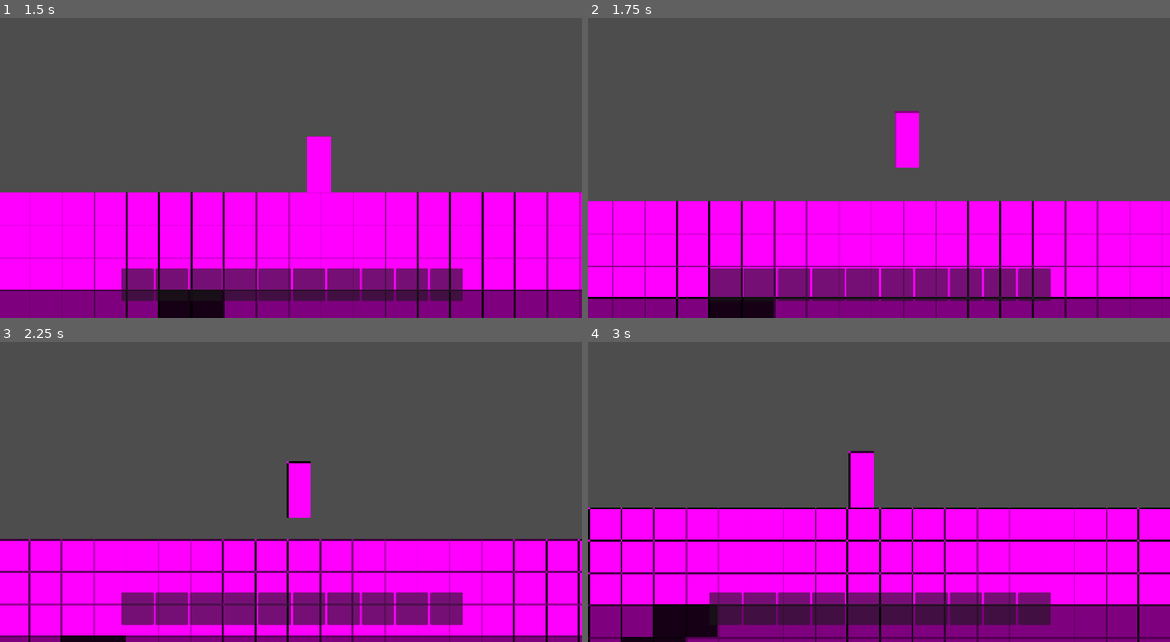
Above: before the commit, frames 1-4 (two rows, left to right).
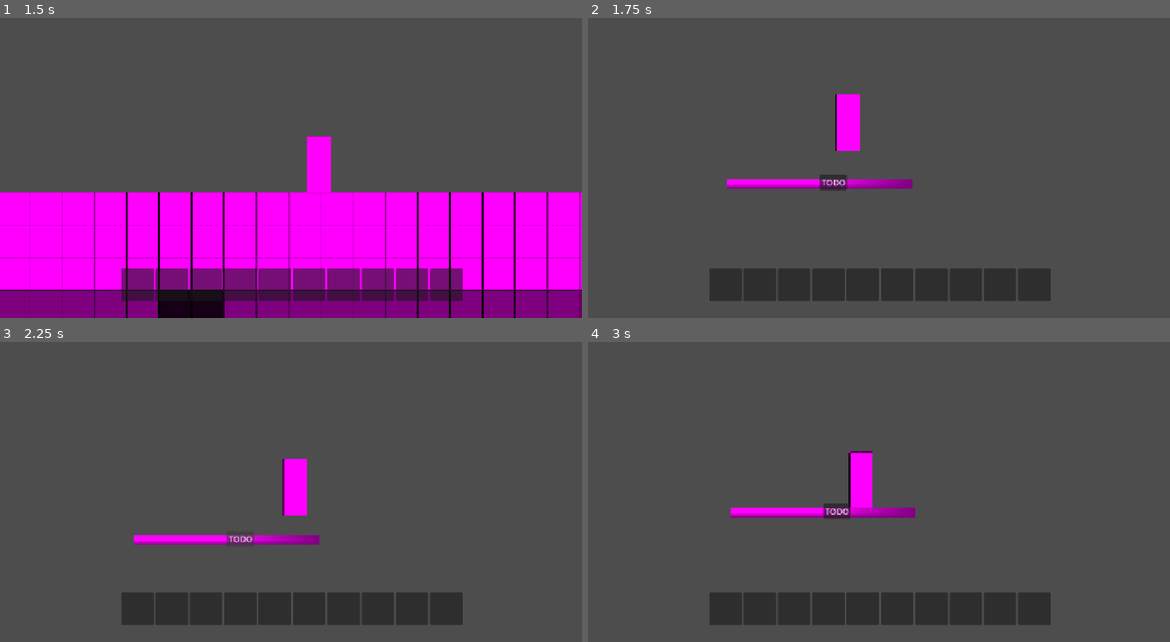
Above: after the commit, the same moments.

Repository: elementgermanium/totally-normal-mining-game
Game: Godot game, scene res://main.tscn
Two runs of this game, one before a commit and one after it. Both use one fixed random seed, a clock stepped at 60 frames per second and the inputs below.
Inputs (mouse positions are in pixels of both pictures, inside the frame that each line leads up to):
- Up to frame 1 (1.5 s): tap Enter (ui_accept) at 0.5, 0.77 s; move the mouse to (419, 138) at 0.52 s; press the mouse at (419, 138) at 0.53 s; hold D (move_right) from 0.53 s (still down); right-click (419, 138) at 0.8 s; move the mouse to (174, 171) at 1.27 s; release the mouse at (174, 171) at 1.28 s; right-click (174, 171) at 1.35 s
- Up to frame 2 (1.75 s): keep holding D (move_right); tap Enter (ui_accept) at 1.52 s; tap B (basetp, bound only after the commit) at 1.55 s
- Up to frame 3 (2.25 s): release D (move_right) at 2 s; click (250, 537) at 2 s, where only the run after the commit has a clickable "TODO"
- Up to frame 4 (3 s): move the mouse to (937, 408) at 2.77 s; hold A (move_left) from 2.78 s (still down); hold B (basetp, bound only after the commit) from 2.78 s (still down)

Frame 1 is identical in both runs. In frame 2, 42% of the frame differs, in the area x 0-100%, y 25-100%; in frame 3, 35%; in frame 4, 45%, in the area x 0-100%, y 36-100%.
Error before the commit: Out of bounds get index '0' (on base: 'Array[Item]') (res://player.gd:46)
Error after the commit: Out of bounds get index '0' (on base: 'Array[Item]') (res://player.gd:51)

Commit message:
v0.0.8
Added subworlds

Diff:
--- /dev/null
+++ b/base.tscn
@@ -0,0 +1,31 @@
+[gd_scene format=3 uid="uid://c6s8aj0moj321"]
+
+[ext_resource type="Script" uid="uid://mejtouc8lmqw" path="res://subworld.gd" id="1_rpg24"]
+
+[sub_resource type="RectangleShape2D" id="RectangleShape2D_jxauj"]
+size = Vector2(367, 20)
+
+[sub_resource type="PlaceholderTexture2D" id="PlaceholderTexture2D_fhybs"]
+
+[node name="Base" type="Node2D" unique_id=1320506670]
+script = ExtResource("1_rpg24")
+world_id = "Base"
+metadata/_custom_type_script = "uid://mejtouc8lmqw"
+
+[node name="Floor" type="StaticBody2D" parent="." unique_id=668303225]
+
+[node name="CollisionShape2D" type="CollisionShape2D" parent="Floor" unique_id=1100067271]
+position = Vector2(0.5, 18)
+shape = SubResource("RectangleShape2D_jxauj")
+debug_color = Color(0.5356641, 0.53303003, 0.5545344, 0.41960785)
+
+[node name="Sprite2D" type="Sprite2D" parent="Floor/CollisionShape2D" unique_id=371807845]
+position = Vector2(1.9073486e-05, 2.3841858e-06)
+scale = Vector2(366.99997, 19.999998)
+texture = SubResource("PlaceholderTexture2D_fhybs")
+
+[node name="Door" type="Button" parent="." unique_id=1867461423]
+offset_right = 8.0
+offset_bottom = 8.0
+text = "TODO
+"
--- a/blocks/world.gd
+++ b/blocks/world.gd
@@ -1,4 +1,5 @@
-extends Node2D
+extends Subworld
+
 @export var dirt: BlockMaterial
 @export var stone: BlockMaterial
 @export var air: BlockMaterial
@@ -9,15 +10,18 @@
 var ore_noises: Dictionary = {}
 const CHUNK_SIZE = 16
 const BLOCK_SIZE = 64
-@onready var player = $"../Player"
 var loaded_chunks: Dictionary = {}
 var block_scene = preload("res://blocks/block.tscn")
 const RENDER_DISTANCE := 2
 var current_player_chunk: Vector2i
-var block_overrides: Dictionary = {}
 var world_seed: int = 12345
 var coal_noise = FastNoiseLite.new()
 
+func initialize_world():
+	initialize_layers()
+	initialize_ores()
+	initialize_chunks()
+	initialized = true
 
 func initialize_chunks():
 	current_player_chunk = get_player_chunk()
@@ -40,6 +44,8 @@
 			ore_noises[ore] = noise
 
 func _process(_delta):
+	if not initialized:
+		return
 	var new_player_chunk = get_player_chunk()
 	if new_player_chunk != current_player_chunk:
 		current_player_chunk = new_player_chunk
@@ -143,19 +149,7 @@
 		loaded_chunks[chunk_position].queue_free()
 		loaded_chunks.erase(chunk_position)
 
-func get_save_data() -> Array:
-	var data = []
-	for location in block_overrides:
-		var block_material = block_overrides[location]
-		data.append({"x": location.x, "y": location.y, "material": block_material.resource_path})
-	return data
 
-func load_save_data(data: Array):
-	block_overrides.clear()
-	for entry in data:
-		var location = Vector2i(int(entry["x"]), int(entry["y"]))
-		var block_material = load(entry["material"])
-		block_overrides[location] = block_material
 
 func get_layer_index_at_depth(y: int) -> int:
 	var low := 0
@@ -178,3 +172,10 @@
 	if index == -1:
 		return null
 	return layers[index]
+
+func get_runtime_state() -> Dictionary:
+	return {"block_overrides": get_save_data(),"seed": world_seed}
+
+func load_runtime_state(state: Dictionary):
+	load_save_data(state.get("block_overrides", []))
+	world_seed = state.get("seed", 12345)
--- /dev/null
+++ b/earth.tscn
@@ -0,0 +1,19 @@
+[gd_scene format=3 uid="uid://c5vwj8spdyt6o"]
+
+[ext_resource type="Script" uid="uid://dm3le5aqhhefj" path="res://blocks/world.gd" id="1_lyaad"]
+[ext_resource type="Resource" uid="uid://imh2twda1mls" path="res://materials/dirt.tres" id="2_xlwm0"]
+[ext_resource type="Resource" uid="uid://vx8xe7x0lc27" path="res://materials/stone.tres" id="3_brxpe"]
+[ext_resource type="Resource" uid="uid://ihx6x2yaae5j" path="res://materials/air.tres" id="4_jdvs3"]
+[ext_resource type="Resource" uid="uid://7hvfsyn3audu" path="res://materials/coal.tres" id="5_bf5ir"]
+[ext_resource type="Script" uid="uid://blig3hggtxrnn" path="res://world_layer.gd" id="6_ixar8"]
+[ext_resource type="Resource" uid="uid://u7l0cogxmdw2" path="res://layers/dirt_layer.tres" id="7_sa0ho"]
+[ext_resource type="Resource" uid="uid://c1mvd7kd7is8w" path="res://layers/stone_layer.tres" id="8_e4b54"]
+
+[node name="Earth" type="Node2D" unique_id=765883023]
+script = ExtResource("1_lyaad")
+dirt = ExtResource("2_xlwm0")
+stone = ExtResource("3_brxpe")
+air = ExtResource("4_jdvs3")
+coal = ExtResource("5_bf5ir")
+layers = Array[ExtResource("6_ixar8")]([ExtResource("7_sa0ho"), ExtResource("8_e4b54")])
+world_id = "Earth"
--- a/main.gd
+++ b/main.gd
@@ -1,18 +1,22 @@
 extends Node2D
 
-@onready var world = $"Blocks"
 @onready var player = $"Player"
+@export var earth_scene: PackedScene
+@export var base_scene: PackedScene
 
 const SAVE_PATH := "user://save.json"
-const CURRENT_SAVE_VERSION = 2
+const CURRENT_SAVE_VERSION = 3
+var current_world: Subworld
+var world_states: Dictionary = {}
+var world_player_positions: Dictionary = {}
 
 
 # Called when the node enters the scene tree for the first time.
 func _ready():
-	load_game()
-	world.initialize_layers()
-	world.initialize_ores()
-	world.initialize_chunks()
+	if FileAccess.file_exists(SAVE_PATH):
+		load_game()
+	else:
+		start_new_game()
 	player.initialize_hotbar_ui()
 
 
@@ -20,14 +24,36 @@
 func _process(_delta) -> void:
 	pass
 
+func start_new_game():
+	current_world = earth_scene.instantiate()
+	$WorldContainer.add_child(current_world)
+	current_world.set_player(player)
+	player.set_current_world(current_world)
+	current_world.enter_world(player)
+	current_world.initialize_world()
+
+func serialize_world_player_positions() -> Dictionary:
+	var data := {}
+	for world_id in world_player_positions:
+		var location: Vector2 = world_player_positions[world_id]
+		data[world_id] = [location.x, location.y]
+	return data
+
+func deserialize_world_player_positions(data: Dictionary):
+	world_player_positions.clear()
+	for world_id in data:
+		var position_data = data[world_id]
+		world_player_positions[world_id] = Vector2(float(position_data[0]), float(position_data[1]))
+
 func save_game():
+	world_states[current_world.world_id] = current_world.get_runtime_state()
+	world_player_positions[current_world.world_id] = player.global_position
 	var save_data = {
 		"save_version" = CURRENT_SAVE_VERSION,
-		"player_x" = player.global_position.x,
-		"player_y" = player.global_position.y,
+		"current_world" = current_world.world_id,
+		"world_states" = world_states,
+		"world_player_positions" = serialize_world_player_positions(),
 		"inventory" = player.get_player_save_data(),
-		"block overrides" = world.get_save_data(),
-		"seed" = world.world_seed,
 		"hotbar" = player.get_hotbar_save_data(),
 		"selected_slot" = player.selected_slot,
 		"equipped_tool" = player.save_equipped_item()
@@ -42,24 +68,58 @@
 		return
 	var file = FileAccess.open(SAVE_PATH, FileAccess.READ)
 	var save_data = JSON.parse_string(file.get_as_text())
+	if save_data == null:
+		push_error("Save file couldn't be read!")
+		return
+	if not save_data is Dictionary:
+		push_error("Save format corrupt/unreadable!")
 	var version = int(save_data.get("save_version", 0))
-	if save_data == null:
-		print("Save file couldn't be read!")
-		return
 	if version > CURRENT_SAVE_VERSION:
-		print("Are you from the future? Current save version is " + str(CURRENT_SAVE_VERSION))
+		push_error("Are you from the future? Current save version is " + str(CURRENT_SAVE_VERSION))
+		return
 	save_data = migrate_save(save_data)
 	if save_data.is_empty():
-		return
-	var hotbar_data = save_data.get("hotbar", [])
-	player.global_position = Vector2(float(save_data["player_x"]), float(save_data["player_y"]))
-	player.load_player_save_data(save_data["inventory"])
-	world.load_save_data(save_data["block overrides"])
+		push_error("Save migration failed!")
+		return
+	load_save_data(save_data)
+
+func load_save_data(data: Dictionary):
+	world_states = data.get("world_states", {}).duplicate(true)
+	deserialize_world_player_positions(data.get("world_player_positions", {}))
+	var hotbar_data = data.get("hotbar", [])
+	player.load_player_save_data(data["inventory"])
 	player.load_hotbar_save_data(hotbar_data)
-	player.selected_slot = int(save_data.get("selected_slot", 0))
-	player.load_equipped_tool(save_data["equipped_tool"])
-	world.world_seed = int(save_data.get("seed", 12345))
+	player.selected_slot = int(data.get("selected_slot", 0))
+	player.load_equipped_tool(data["equipped_tool"])
+	var saved_world_id = str(data.get("current_world", "Earth"))
+	load_saved_world(saved_world_id)
 	print("World loaded!")
+
+func load_saved_world(world_id: String):
+	var world_scene = get_world_scene(world_id)
+	if world_scene == null:
+		push_error("Unknown world ID: " + world_id)
+		return
+	current_world = world_scene.instantiate()
+	$WorldContainer.add_child(current_world)
+	current_world.set_player(player)
+	player.set_current_world(current_world)
+	if world_states.has(world_id):
+		current_world.load_runtime_state(world_states[world_id])
+	if world_player_positions.has(world_id):
+		player.global_position = world_player_positions[world_id]
+	else:
+		current_world.enter_world(player)
+	current_world.initialize_world()
+
+func get_world_scene(world_id: String) -> PackedScene:
+	match world_id:
+		"Earth":
+			return earth_scene
+		"Base":
+			return base_scene
+		_:
+			return null
 
 func migrate_save(data: Dictionary) -> Dictionary:
 	var version = int(data.get("save_version", 1))
@@ -67,6 +127,8 @@
 		match version:
 			1:
 				data = migrate_v1_v2(data)
+			2:
+				data = migrate_v2_v3(data)
 			_:
 				push_error("Cannot migrate save version: " + version)
 				return {}
@@ -85,6 +147,25 @@
 	print("Successfully migrated save to v2")
 	return data
 
+func migrate_v2_v3(data: Dictionary) -> Dictionary:
+	var old_position = [data.get("player_x", 0.0), data.get("player_y", 0.0)]
+	data["current_world"] = "Earth"
+	data["world_states"] = {
+		"Earth": {
+			"seed": data.get("seed", 0),
+			"block_overrides": data.get("block overrides", [])
+		}
+		}
+	data["world_player_positions"] = {
+		"Earth": old_position
+	}
+	data.erase("seed")
+	data.erase("block overrides")
+	data.erase("player_x")
+	data.erase("player_y")
+	data["save_version"] = 3
+	return data
+
 func _notification(what):
 	if what == NOTIFICATION_WM_CLOSE_REQUEST:
 		save_game()
@@ -93,3 +174,29 @@
 func _unhandled_input(event):
 	if event.is_action_pressed("manual_save"):
 		save_game()
+	if event.is_action_pressed("basetp"):
+		change_world(base_scene)
+	if event.is_action_pressed("earthtp"):
+		change_world(earth_scene)
+
+func unload_current_world():
+	if current_world == null:
+		return
+	world_states[current_world.world_id] = current_world.get_runtime_state()
+	current_world.queue_free()
+	current_world = null
+
+func change_world(world_scene: PackedScene):
+	world_player_positions[current_world.world_id] = $Player.global_position
+	unload_current_world()
+	current_world = world_scene.instantiate()
+	$WorldContainer.add_child(current_world)
+	player.set_current_world(current_world)
+	current_world.set_player(player)
+	if world_states.has(current_world.world_id):
+		current_world.load_runtime_state(world_states[current_world.world_id])
+	if world_player_positions.has(current_world.world_id):
+		$Player.global_position = world_player_positions[current_world.world_id]
+	else:
+		current_world.enter_world($Player)
+	current_world.initialize_world()
--- a/main.tscn
+++ b/main.tscn
@@ -2,14 +2,8 @@
 
 [ext_resource type="Script" uid="uid://ddnb3jv3xjm70" path="res://player.gd" id="1_1bvp3"]
 [ext_resource type="Script" uid="uid://bvdvlqayg5afs" path="res://main.gd" id="1_lquwl"]
-[ext_resource type="Resource" uid="uid://imh2twda1mls" path="res://materials/dirt.tres" id="3_1bvp3"]
-[ext_resource type="Script" uid="uid://dm3le5aqhhefj" path="res://blocks/world.gd" id="3_lquwl"]
-[ext_resource type="Resource" uid="uid://vx8xe7x0lc27" path="res://materials/stone.tres" id="4_lquwl"]
-[ext_resource type="Resource" uid="uid://ihx6x2yaae5j" path="res://materials/air.tres" id="6_7mycd"]
-[ext_resource type="Resource" uid="uid://7hvfsyn3audu" path="res://materials/coal.tres" id="7_272bh"]
-[ext_resource type="Script" uid="uid://blig3hggtxrnn" path="res://world_layer.gd" id="8_4c57u"]
-[ext_resource type="Resource" uid="uid://u7l0cogxmdw2" path="res://layers/dirt_layer.tres" id="9_efxa6"]
-[ext_resource type="Resource" uid="uid://c1mvd7kd7is8w" path="res://layers/stone_layer.tres" id="10_dg77c"]
+[ext_resource type="PackedScene" uid="uid://c5vwj8spdyt6o" path="res://earth.tscn" id="2_272bh"]
+[ext_resource type="PackedScene" uid="uid://c6s8aj0moj321" path="res://base.tscn" id="3_5vw27"]
 [ext_resource type="Script" uid="uid://bg1n2pfvj3qmb" path="res://crafting_system.gd" id="11_efxa6"]
 [ext_resource type="Script" uid="uid://daakpbe15vetw" path="res://crafting/recipes/recipe.gd" id="12_ycdy4"]
 [ext_resource type="Resource" uid="uid://bfdbxbfe61ynn" path="res://crafting/recipes/dirt_pick_recipe.tres" id="13_w48qg"]
@@ -22,6 +16,8 @@
 
 [node name="Main" type="Node2D" unique_id=2024797900]
 script = ExtResource("1_lquwl")
+earth_scene = ExtResource("2_272bh")
+base_scene = ExtResource("3_5vw27")
 
 [node name="Player" type="CharacterBody2D" parent="." unique_id=1421926348]
 script = ExtResource("1_1bvp3")
@@ -35,14 +31,6 @@
 
 [node name="Camera2D" type="Camera2D" parent="Player" unique_id=1155315127]
 position_smoothing_enabled = true
-
-[node name="Blocks" type="Node2D" parent="." unique_id=336991214]
-script = ExtResource("3_lquwl")
-dirt = ExtResource("3_1bvp3")
-stone = ExtResource("4_lquwl")
-air = ExtResource("6_7mycd")
-coal = ExtResource("7_272bh")
-layers = Array[ExtResource("8_4c57u")]([ExtResource("9_efxa6"), ExtResource("10_dg77c")])
 
 [node name="UI" type="CanvasLayer" parent="." unique_id=1883444133]
 
@@ -105,3 +93,7 @@
 [node name="CraftingSystem" type="Node" parent="." unique_id=1838512815]
 script = ExtResource("11_efxa6")
 recipes = Array[ExtResource("12_ycdy4")]([ExtResource("13_w48qg")])
+
+[node name="WorldContainer" type="Node2D" parent="." unique_id=55102801]
+
+[node name="Earth" parent="WorldContainer" unique_id=765883023 instance=ExtResource("2_272bh")]
--- a/player.gd
+++ b/player.gd
@@ -3,6 +3,7 @@
 var inventory: Array[InventorySlot] = []
 @export var SPEED := 300.0
 const JUMP_VELOCITY = -400.0
+const BLOCK_SIZE = 64
 var mining_range = 250
 var mining_target = null
 var mining_progress: float = 0.0
@@ -14,7 +15,6 @@
 var equipped_tool: Tool = null
 
 @onready var mining_bar = $"../UI/MiningProgress"
-@onready var world = $"../Blocks"
 @onready var hotbar_ui = $"../UI/Hotbar"
 @onready var inventory_menu = $"../UI/InventoryMenu"
 @onready var inventory_list = $"../UI/InventoryMenu/ScrollContainer/InventoryList"
@@ -23,10 +23,15 @@
 @onready var crafting_list = $"../UI/CraftingMenu/ScrollContainer/CraftingList"
 @onready var craft_system = $"../CraftingSystem"
 
+var current_world: Subworld
 var hotbar_slot_scene = preload("res://UI/hotbar_slot.tscn")
 var inventory_entry_scene = preload("res://UI/inventory_entry.tscn")
 var crafting_entry_scene = preload("res://UI/crafting_entry.tscn")
+var air = preload("res://materials/air.tres")
 var half_block = 32
+
+func set_current_world(new_world: Subworld):
+	current_world = new_world
 
 func initialize_hotbar_ui():
 	for i in range(HOTBAR_SIZE):
@@ -188,9 +193,9 @@
 	if Input.is_action_just_pressed("use_item"):
 		var mouse_position = get_global_mouse_position()
 		var target = get_mouse_block_position()
-		var current_block = world.get_material_at(target)
+		var current_block = current_world.get_material_at(target)
 		if global_position.distance_to(mouse_position) <= placement_range:
-			if current_block == world.air:
+			if current_block == air:
 				var selected_item = get_selected_item()
 				if selected_item == null:
 					return
@@ -200,7 +205,7 @@
 					return
 				var can_place = remove_item(selected_item)
 				if can_place == true:
-					world.place_block(target, selected_item)
+					current_world.place_block(target, selected_item)
 
 func _unhandled_input(event: InputEvent):
 	if event.is_action_pressed("inventory_down"):
@@ -218,7 +223,7 @@
 
 func get_mouse_block_position() -> Vector2i:
 	var mouse_position = get_global_mouse_position()
-	return Vector2i(floori((mouse_position.x + half_block) / world.BLOCK_SIZE), floori((mouse_position.y + half_block) / world.BLOCK_SIZE) - 2)
+	return Vector2i(floori((mouse_position.x + half_block) / BLOCK_SIZE), floori((mouse_position.y + half_block) / BLOCK_SIZE) - 2)
 
 func continue_mining(delta):
 	var target = get_mining_target()
@@ -250,7 +255,7 @@
 
 func finish_mining():
 	var block_position = mining_target.world_position
-	world.mark_block_mined(block_position)
+	current_world.mark_block_mined(block_position)
 	var loot = mining_target.mine()
 	add_item(loot)
 	stop_mining()
--- a/project.godot
+++ b/project.godot
@@ -117,6 +117,16 @@
 "events": [Object(InputEventKey,"resource_local_to_scene":false,"resource_name":"","device":-1,"window_id":0,"alt_press …(191 unchanged characters)…
 ]
 }
+earthtp={
+"deadzone": 0.2,
+"events": [Object(InputEventKey,"resource_local_to_scene":false,"resource_name":"","device":-1,"window_id":0,"alt_pressed":false,"shift_pressed":false,"ctrl_pressed":false,"meta_pressed":false,"pressed":false,"keycode":0,"physical_keycode":86,"key_label":0,"unicode":118,"location":0,"echo":false,"script":null)
+]
+}
+basetp={
+"deadzone": 0.2,
+"events": [Object(InputEventKey,"resource_local_to_scene":false,"resource_name":"","device":-1,"window_id":0,"alt_pressed":false,"shift_pressed":false,"ctrl_pressed":false,"meta_pressed":false,"pressed":false,"keycode":0,"physical_keycode":66,"key_label":0,"unicode":98,"location":0,"echo":false,"script":null)
+]
+}
 
 [physics]
 
--- /dev/null
+++ b/subworld.gd
@@ -0,0 +1,41 @@
+class_name Subworld
+extends Node2D
+
+@export var spawnpoint := Vector2.ZERO
+@export var world_id: String
+var block_overrides: Dictionary = {}
+var initialized = false
+
+func enter_world(new_player: CharacterBody2D):
+	new_player.global_position = spawnpoint
+
+func exit_world():
+	pass
+
+func initialize_world():
+	initialized = true
+
+var player: CharacterBody2D
+
+func set_player(new_player: CharacterBody2D):
+	player = new_player
+
+func get_runtime_state() -> Dictionary:
+	return {"block_overrides": get_save_data()}
+
+func load_runtime_state(state: Dictionary):
+	load_save_data(state.get("block_overrides", []))
+
+func get_save_data() -> Array:
+	var data = []
+	for location in block_overrides:
+		var block_material = block_overrides[location]
+		data.append({"x": location.x, "y": location.y, "material": block_material.resource_path})
+	return data
+
+func load_save_data(data: Array):
+	block_overrides.clear()
+	for entry in data:
+		var location = Vector2i(int(entry["x"]), int(entry["y"]))
+		var block_material = load(entry["material"])
+		block_overrides[location] = block_material
Not shown, added: subworld.gd.uid
